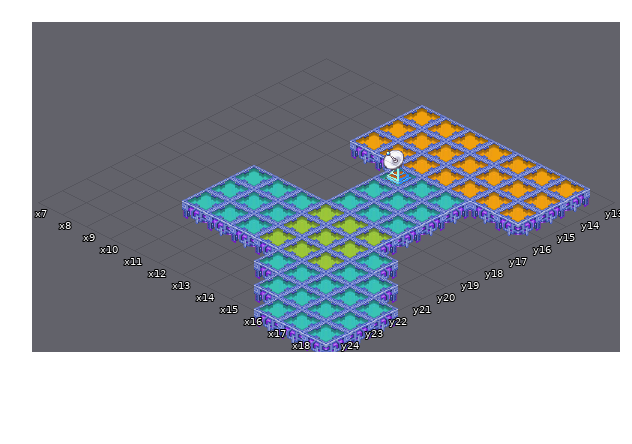
Tiled map -- server/areas/default.tmx. Above is the file before it was changed.
Cells are 64x32 px. Isometric: x runs down to the right, y down to the left. Shown: x 7..18, y 13..24. Layer "Tile Layer 2" is drawn 0,-16 px off the grid.
The same view after the edit:
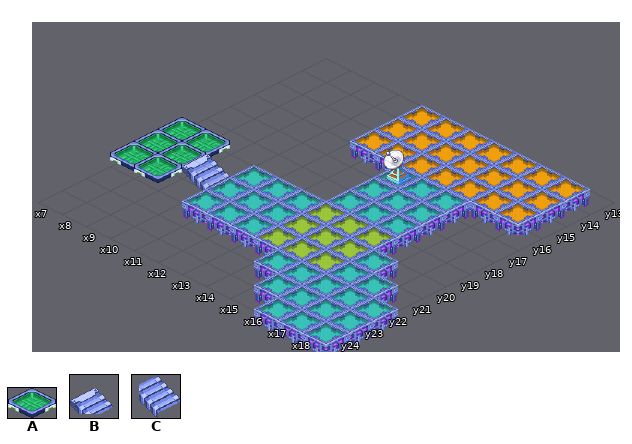
Key: from "Cybernet — Floors — Denim — 0B": A 6; from "Overnet — Stairs — Denim": B 16 "Stairs", C 17 "Stairs".
_ is an empty cell, . an unchanged one.
Tiles of an added or newly shown layer are drawn over the layers below it.
Changes in this commit:
--- layer "Tile Layer 1"
@@ x 9..9 @@
-20 _
+20 C
--- layer "Tile Layer 2" (added)
@@ x 7..9 @@
-19 __.
-20 ___
-21 __.
+19 AA.
+20 AAB
+21 AA.
Changed places in both pictures, as pixel boxes (x1, y1, x2, y2):
added: (110, 117, 230, 190)
